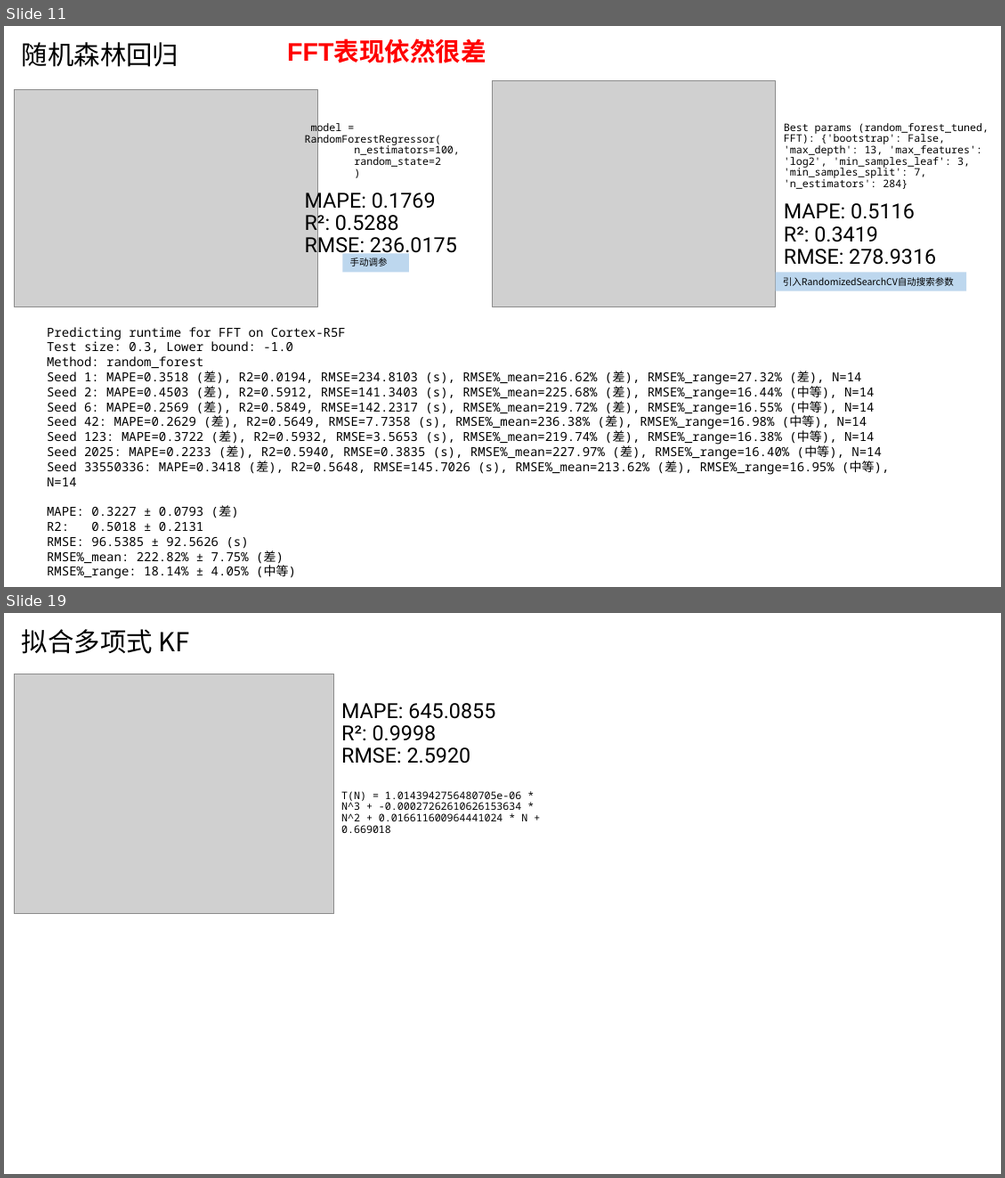
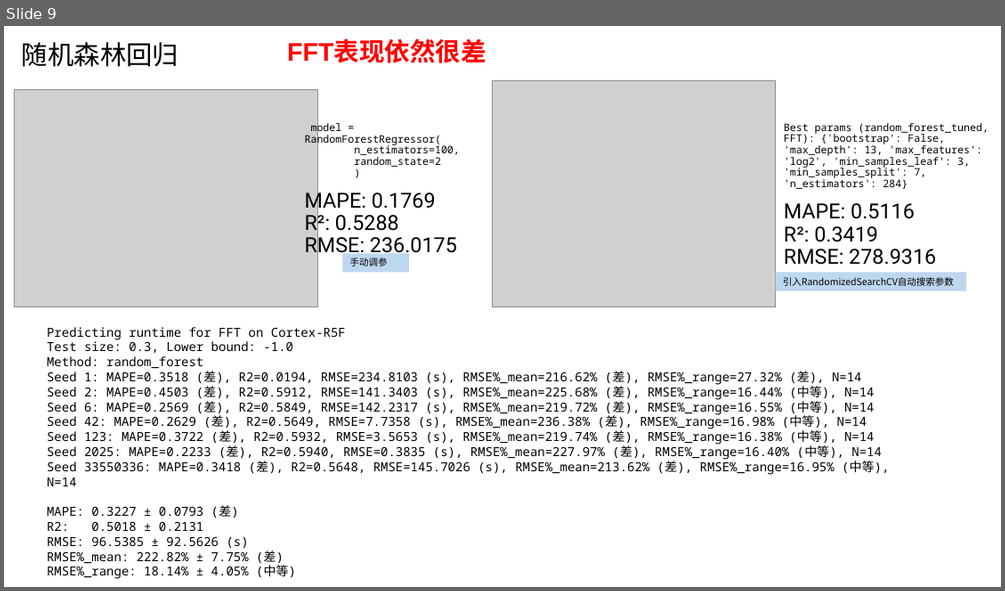
Before and after one commit to AE-26710/Time-Prediction, a slide deck: 20251106-同平台runtime预测-金.pptx. Shown one above the other, each under a label of ours: slides 11 and 19 before the commit, slide 9 after it; the slides between them are not shown. The pictures are 1005x1178 and 1005x591 pixels, drawn with LibreOffice and Linux fonts; fonts in the diff are those of the drawing; grey boxes stand for pictures. Boxes give left, top, right and bottom in pixels: in the first picture for what was removed or moved away, otherwise in the second. Text is boxed around its words. In the diff, an @@ line names an element or a change of style, - is before the commit and + after.

```diff
--- a/20251106-同平台runtime预测-金.pptx
+++ b/20251106-同平台runtime预测-金.pptx
@@ slide 19 removed at <box>4,613,1001,1174</box>, background #FFFFFF @@
@@ title removed at <box>22,629,189,654</box> @@
-拟合多项式 KF
@@ picture removed at <box>15,674,334,914</box> @@
@@ text removed at <box>341,703,527,833</box> @@
-MAPE: 645.0855
-R²: 0.9998
-RMSE: 2.5920
-T(N) = 1.0143942756480705e-06 * N^3 + -0.00027262610626153634 * N^2 + 0.016611600964441024 * N + 0.669018
@@ what was slide 11 is now slide 9 @@
```
Also in this commit, not shown: 7 slides changed, 12 other slides removed, 11 other files.
